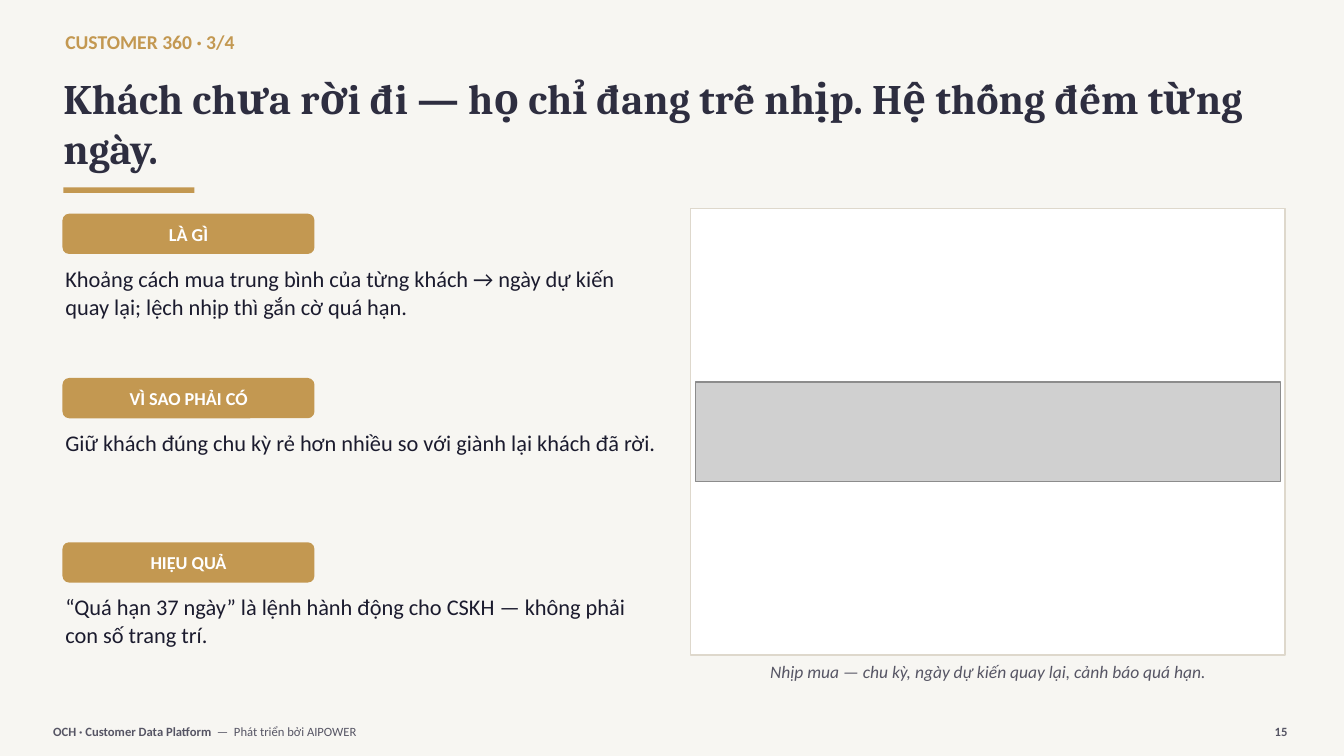
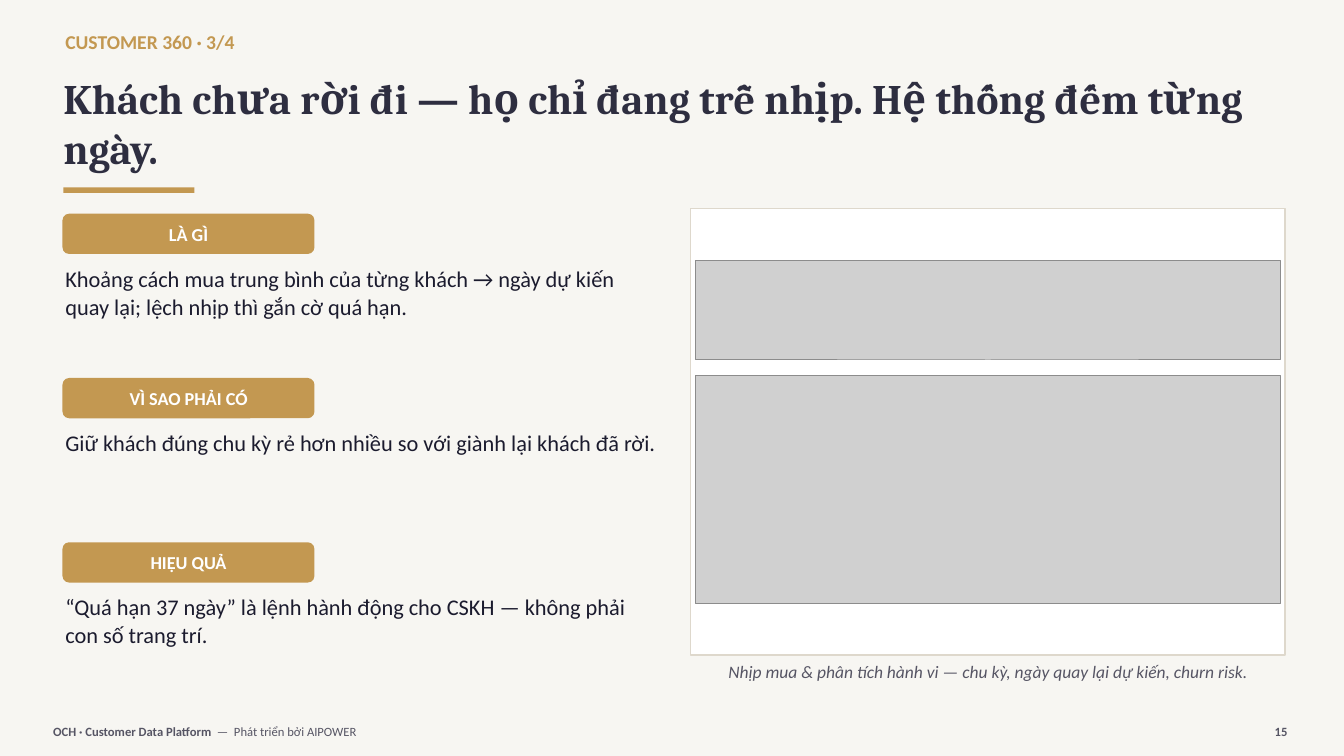
Before and after one commit to trungtm78/AICDP, a slide deck: slide 15 of docs/OCH-CDP-Gioi-thieu.pptx. Drawn at 1344x756 pixels with LibreOffice and Linux fonts; fonts in the diff are those of the drawing; grey boxes stand for pictures. Boxes give left, top, right and bottom in pixels: in the first picture for what was removed or moved away, otherwise in the second. Text is boxed around its words. In the diff, an @@ line names an element or a change of style, - is before the commit and + after.

```diff
--- a/docs/OCH-CDP-Gioi-thieu.pptx
+++ b/docs/OCH-CDP-Gioi-thieu.pptx
@@ picture: place and size @@
-picture at (696, 382, 1280, 482)
+picture at (696, 260, 1280, 360)
@@ picture added at (696, 375, 1280, 604) @@
@@ text at (728, 665, 1247, 681): text changed @@
-Nhịp mua — chu kỳ, ngày dự kiến quay lại, cảnh báo quá hạn.
+Nhịp mua & phân tích hành vi — chu kỳ, ngày quay lại dự kiến, churn risk.
```
Also in this commit, not shown: 1 other slide changed.
